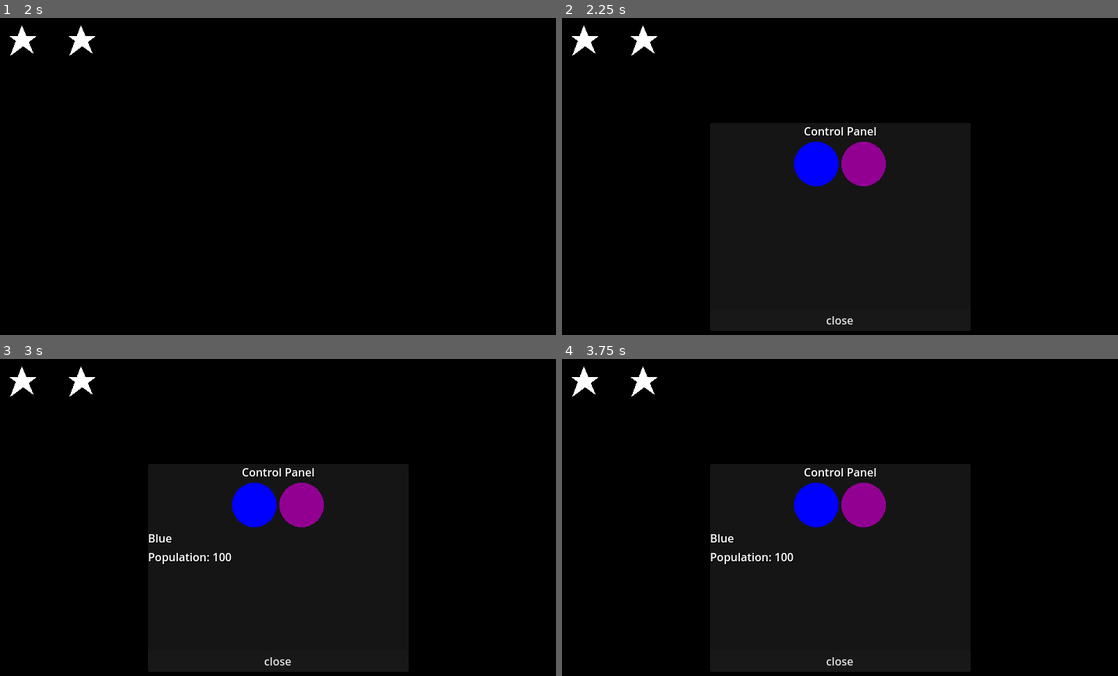
Above: before the commit, frames 1-4 (two rows, left to right).
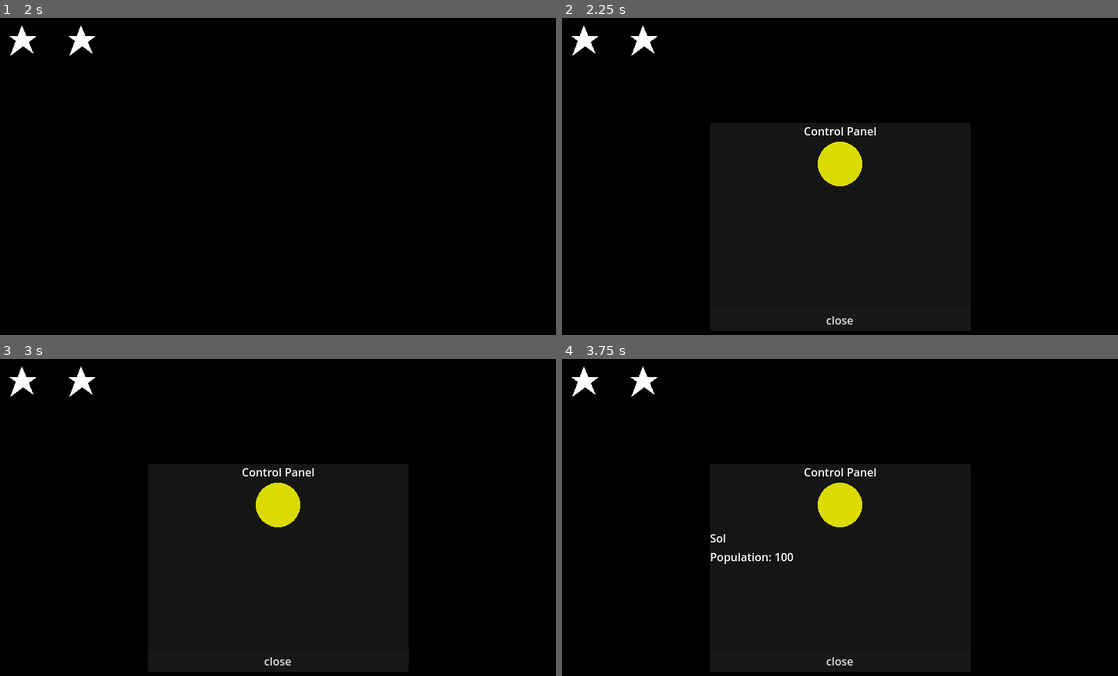
Above: after the commit, the same moments.

Repository: deepSpaceRenegade/Space_Econ
Game: Godot game, scene res://scenes/main.tscn
The game is run twice, just before and just after one commit, with the same random seed, the same clock (stepped at 60 frames per second) and the same inputs.
Inputs (mouse positions are in pixels of both pictures, inside the frame that each line leads up to):
- Up to frame 1 (2 s): click "Universe" at 0.5 s; click (22, 40) at 1.25 s
- Up to frame 2 (2.25 s): click (584, 40) at 2 s
- Up to frame 3 (3 s): click (255, 504) at 2.77 s
- Up to frame 4 (3.75 s): click (840, 504) at 3.52 s

Frame 1 is identical in both runs. In frame 2, 2.0% of the frame differs, in the area x 41-59%, y 39-54%; in frame 3, 2.3%, in the area x 26-59%, y 39-65%; in frame 4, 2.1%.

Commit message:
Restructured resource loading

Diff:
--- /dev/null
+++ b/game/resources/planets/mars.tres
@@ -0,0 +1,10 @@
+[gd_resource type="Resource" script_class="Planet" load_steps=3 format=3 uid="uid://bx8mybp26gm3u"]
+
+[ext_resource type="Script" path="res://scripts/planet_info.gd" id="1_fmgkk"]
+[ext_resource type="Texture2D" uid="uid://dwy7l6cksgwgc" path="res://textures/planet_red.png" id="2_d1kmf"]
+
+[resource]
+script = ExtResource("1_fmgkk")
+texture = ExtResource("2_d1kmf")
+planet_name = "Mars"
+planet_population = 300
--- /dev/null
+++ b/game/resources/planets/sol.tres
@@ -0,0 +1,10 @@
+[gd_resource type="Resource" script_class="Planet" load_steps=3 format=3 uid="uid://bxtk7sgvkgipn"]
+
+[ext_resource type="Script" path="res://scripts/planet_info.gd" id="1_prst0"]
+[ext_resource type="Texture2D" uid="uid://1ba65vs5hkat" path="res://textures/planet_yellow.png" id="2_gew2x"]
+
+[resource]
+script = ExtResource("1_prst0")
+texture = ExtResource("2_gew2x")
+planet_name = "Sol"
+planet_population = 100
--- /dev/null
+++ b/game/resources/planets/venus.tres
@@ -0,0 +1,10 @@
+[gd_resource type="Resource" script_class="Planet" load_steps=3 format=3 uid="uid://dp7txr7v4h2tk"]
+
+[ext_resource type="Script" path="res://scripts/planet_info.gd" id="1_6atti"]
+[ext_resource type="Texture2D" uid="uid://cyknnuamjdheh" path="res://textures/planet_purple.png" id="2_xqm0e"]
+
+[resource]
+script = ExtResource("1_6atti")
+texture = ExtResource("2_xqm0e")
+planet_name = "Venus"
+planet_population = 0
--- /dev/null
+++ b/game/resources/planets/zenon.tres
@@ -0,0 +1,10 @@
+[gd_resource type="Resource" script_class="Planet" load_steps=3 format=3 uid="uid://dsqko4bx7772l"]
+
+[ext_resource type="Script" path="res://scripts/planet_info.gd" id="1_n0atr"]
+[ext_resource type="Texture2D" uid="uid://bghwc1dfpfax" path="res://textures/planet_teal.png" id="2_wucbg"]
+
+[resource]
+script = ExtResource("1_n0atr")
+texture = ExtResource("2_wucbg")
+planet_name = "Zenon"
+planet_population = 300
--- a/game/scenes/galaxy_level_1.tscn
+++ b/game/scenes/galaxy_level_1.tscn
@@ -1,36 +1,17 @@
-[gd_scene load_steps=9 format=3 uid="uid://dldyj4y24oswl"]
+[gd_scene load_steps=5 format=3 uid="uid://dldyj4y24oswl"]
 
 [ext_resource type="PackedScene" uid="uid://b1xh54ervyxv4" path="res://scenes/star.tscn" id="1_33b2i"]
 [ext_resource type="Script" path="res://scripts/planet_info.gd" id="2_dys1c"]
-[ext_resource type="Texture2D" uid="uid://mf4yp8be4mk1" path="res://textures/planet_blue.png" id="3_rynpp"]
-[ext_resource type="Texture2D" uid="uid://cyknnuamjdheh" path="res://textures/planet_purple.png" id="4_bmspo"]
-[ext_resource type="Texture2D" uid="uid://caymicx8ltd4j" path="res://textures/planet_green.png" id="4_fjor3"]
-
-[sub_resource type="Resource" id="Resource_gsm55"]
-script = ExtResource("2_dys1c")
-texture = ExtResource("3_rynpp")
-planet_name = "Blue"
-planet_population = 100
-
-[sub_resource type="Resource" id="Resource_x0yv5"]
-script = ExtResource("2_dys1c")
-texture = ExtResource("4_bmspo")
-planet_name = "Purple"
-planet_population = 300
-
-[sub_resource type="Resource" id="Resource_1xs12"]
-script = ExtResource("2_dys1c")
-texture = ExtResource("4_fjor3")
-planet_name = "Green"
-planet_population = 200
+[ext_resource type="Resource" uid="uid://bxtk7sgvkgipn" path="res://resources/planets/sol.tres" id="3_g6jc1"]
+[ext_resource type="Resource" uid="uid://bx8mybp26gm3u" path="res://resources/planets/mars.tres" id="4_gfx5c"]
 
 [node name="Galaxy" type="Node2D"]
 
 [node name="Star" parent="." instance=ExtResource("1_33b2i")]
-planets_list = Array[ExtResource("2_dys1c")]([SubResource("Resource_gsm55"), SubResource("Resource_x0yv5")])
+planets_list = Array[ExtResource("2_dys1c")]([ExtResource("3_g6jc1")])
 
 [node name="Star2" parent="." instance=ExtResource("1_33b2i")]
 offset_left = 85.0
 offset_right = 149.0
 offset_bottom = 64.0
-planets_list = Array[ExtResource("2_dys1c")]([SubResource("Resource_1xs12")])
+planets_list = Array[ExtResource("2_dys1c")]([ExtResource("4_gfx5c")])
--- a/game/scenes/galaxy_level_2.tscn
+++ b/game/scenes/galaxy_level_2.tscn
@@ -1,8 +1,11 @@
-[gd_scene load_steps=4 format=3 uid="uid://cfxc8poetd0n6"]
+[gd_scene load_steps=7 format=3 uid="uid://cfxc8poetd0n6"]
 
 [ext_resource type="PackedScene" uid="uid://b1xh54ervyxv4" path="res://scenes/star.tscn" id="1_vdude"]
 [ext_resource type="Texture2D" uid="uid://bwdtvcgsnxq4q" path="res://textures/star_red.png" id="2_1teln"]
 [ext_resource type="Texture2D" uid="uid://bdsbxacbxrq6g" path="res://textures/star_white.png" id="3_2vxp3"]
+[ext_resource type="Script" path="res://scripts/planet_info.gd" id="4_omc4e"]
+[ext_resource type="Resource" uid="uid://dp7txr7v4h2tk" path="res://resources/planets/venus.tres" id="5_jqxyv"]
+[ext_resource type="Resource" uid="uid://dsqko4bx7772l" path="res://resources/planets/zenon.tres" id="6_h2tlj"]
 
 [node name="Galaxy" type="Node2D"]
 
@@ -13,6 +16,7 @@
 offset_bottom = 65.0
 texture_normal = ExtResource("2_1teln")
 texture_pressed = ExtResource("3_2vxp3")
+planets_list = Array[ExtResource("4_omc4e")]([ExtResource("5_jqxyv")])
 
 [node name="Star2" parent="." instance=ExtResource("1_vdude")]
 offset_left = 66.0
@@ -20,3 +24,4 @@
 offset_bottom = 64.0
 texture_normal = ExtResource("2_1teln")
 texture_pressed = ExtResource("3_2vxp3")
+planets_list = Array[ExtResource("4_omc4e")]([ExtResource("6_h2tlj")])
--- a/game/scripts/planet_info.gd
+++ b/game/scripts/planet_info.gd
@@ -1,5 +1,5 @@
 extends Resource
-class_name PlanetInfo
+class_name Planet
 
 @export var texture: Texture2D
 @export var planet_name: String
--- a/game/scripts/star.gd
+++ b/game/scripts/star.gd
@@ -1,6 +1,7 @@
 extends TextureButton
 
-@export var planets_list: Array[PlanetInfo]
+@export var planets_list: Array[Planet]
+#@export var planet:Planet
 
 @onready var star: TextureButton = $"."
 @onready var planet_scene = preload("res://scenes/planet.tscn")
@@ -16,6 +17,12 @@
 func spawn_planets(list):
 	for child in ControlPanel.planet_box.get_children():
 		child.queue_free()
+
+	#var planet_instance = planet_scene.instantiate()
+	#planet_instance.texture_normal = planet.texture
+	#planet_instance.name = planet.planet_name
+	#ControlPanel.planet_box.add_child(planet_instance)
+
 	for info in list:
 		var planet_instance = planet_scene.instantiate()
 		planet_instance.texture_normal = info.texture
@@ -29,4 +36,5 @@
 
 func _on_pressed() -> void:
 	open_control_panel()
-	spawn_planets(star.planets_list)
+	spawn_planets(planets_list)
+	#print(planets_list)
